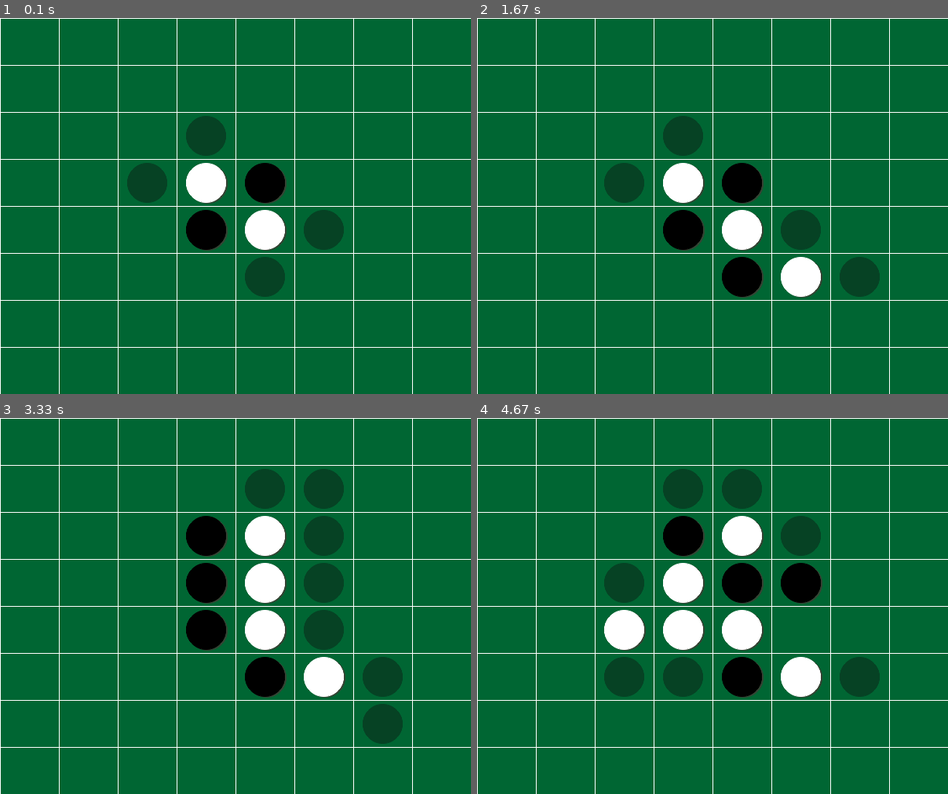
Above: before the commit, frames 1-4 (two rows, left to right).
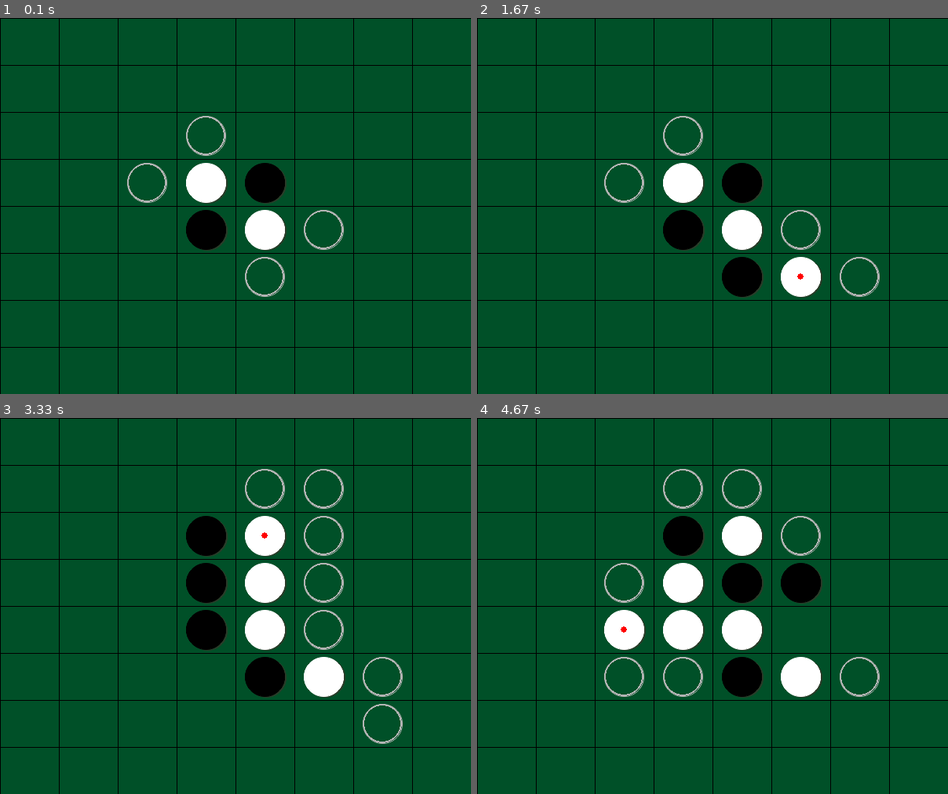
Above: after the commit, the same moments.

Repository: lookee/Reversi42
Game: pygame game, started from src/reversi42.py
The game is run twice, just before and just after one commit, with the same random seed, the same clock (stepped at 60 frames per second) and the same inputs.
Inputs (mouse positions are in pixels of both pictures, inside the frame that each line leads up to):
- Up to frame 1 (0.1 s): no input
- Up to frame 2 (1.67 s): click (712, 206) at 0.38 s; click (759, 288) at 0.72 s
- Up to frame 3 (3.33 s): click (221, 542) at 3.18 s
- Up to frame 4 (4.67 s): move the mouse to (806, 575) at 3.5 s; click (806, 575) at 3.7 s

The runs differ from the first frame. In frame 1, 3.6% of the frame differs, in the area x 0-100%, y 0-100%; in frame 2, 3.6%; in frame 3, 4.0%; in frame 4, 4.0%.

Commit message:
added red dots for last move and improved design

Diff:
--- a/src/Board/BoardControl.py
+++ b/src/Board/BoardControl.py
@@ -111,6 +111,10 @@
     def setCanMove(self, bx, by, turn):
         self.model.setPoint(bx-1,by-1, turn.lower())
 
+    def setLastMove(self, bx, by):
+        """Set the last move position for red dot indicator"""
+        self.view.setLastMove(bx-1, by-1)  # Convert from 1-indexed to 0-indexed
+
     def cursorHand(self):
         self.view.cursorHand()
 
--- a/src/Board/BoardView.py
+++ b/src/Board/BoardView.py
@@ -31,22 +31,28 @@
         self.heigth = heigth
         self.caption = "Reversi42"
 
-        # colors
-        self.bgColor            = (  0,     102,     51)
-        self.lineColor          = (255,     255,    255)
+        # colors - updated to match the reference image
+        self.bgColor            = (  0,      80,      40)  # Darker green background
+        self.lineColor          = (  0,       0,      0)   # Black grid lines
         self.boxColor           = (  0,       0,      0)
-        self.shadowColor        = ( 51,      68,     51)
+        self.shadowColor        = ( 40,      60,     40)
         self.whitePieceColor    = (255,     255,    255)
         self.blackPieceColor    = (  0,       0,      0)
-        self.canMoveColor       = ( 10,     112,     61)
-        self.whiteMoveColor     = ( 14,     175,     94)
-        self.blackMoveColor     = (  6,      66,     36)
+        self.lastMoveColor      = (255,       0,      0)   # Red dot for last move
+        self.hoshiColor         = (  0,       0,      0)   # Black dots for hoshi points
+        self.canMoveColor       = (200,     200,    200)   # Light gray for possible moves
+        self.whiteMoveColor     = (220,     220,    220)   # Light gray for white possible moves
+        self.blackMoveColor     = (180,     180,    180)   # Darker gray for black possible moves
 
         self.stepx = self.width // self.sizex
         self.stepy = self.heigth // self.sizey
 
         self.marginx = (self.width % self.sizex) // 2
         self.marginy = (self.heigth % self.sizey) // 2
+
+        # Track last move position for red dot indicator
+        self.lastMoveX = None
+        self.lastMoveY = None
 
         self.__init_screen()
         self.__init_grid()
@@ -108,7 +114,17 @@
             end   = (self.sizex * self.stepx + self.marginx, self.stepy * n + self.marginy)
             pygame.draw.lines(screen, self.lineColor, False, [start, end], 1)
 
+        # Add hoshi points (reference dots) - 4 corners for 8x8 board
+        if self.sizex == 8 and self.sizey == 8:
+            hoshi_positions = [(2, 2), (5, 2), (2, 5), (5, 5)]  # 3rd and 6th positions (0-indexed)
+            for hoshi_x, hoshi_y in hoshi_positions:
+                center_x = self.marginx + hoshi_x * self.stepx + self.stepx // 2
+                center_y = self.marginy + hoshi_y * self.stepy + self.stepy // 2
+                pygame.draw.circle(screen, self.hoshiColor, (center_x, center_y), 3)
+
     def update(self):
+        # Draw last move indicator before updating display
+        self.drawLastMoveIndicator()
         pygame.display.update()
 
     def unfillBox(self, bx, by):
@@ -116,7 +132,7 @@
         rect = Rect(self.stepx * bx + 2 + self.marginx, self.stepy * by + 2 + self.marginy, self.stepx - 3, self.stepy - 3)
         self.screen.fill(self.bgColor,rect)
 
-    def fillBox(self, bx, by, color, shadow=True):
+    def fillBox(self, bx, by, color, shadow=True, hollow=False):
 
         radius = int((self.stepy-10) // 2)
         posx = int(self.marginx + self.stepx * bx + self.stepx // 2)
@@ -124,14 +140,19 @@
 
         self.unfillBox(bx, by)
 
-        # antialiased filled circle shadow
-        if shadow:
-            pygame.gfxdraw.aacircle(self.screen, int(posx+2), int(posy+1), radius, self.shadowColor)
-            pygame.gfxdraw.filled_circle(self.screen, int(posx+2), int(posy+1), radius, self.shadowColor)
-
-        # antialiased filled circle
-        pygame.gfxdraw.aacircle(self.screen, posx, posy, radius, color)
-        pygame.gfxdraw.filled_circle(self.screen, posx, posy, radius, color)
+        if hollow:
+            # Draw hollow circle for possible moves
+            pygame.gfxdraw.aacircle(self.screen, posx, posy, radius, color)
+            pygame.draw.circle(self.screen, color, (posx, posy), radius, 2)
+        else:
+            # antialiased filled circle shadow
+            if shadow:
+                pygame.gfxdraw.aacircle(self.screen, int(posx+2), int(posy+1), radius, self.shadowColor)
+                pygame.gfxdraw.filled_circle(self.screen, int(posx+2), int(posy+1), radius, self.shadowColor)
+
+            # antialiased filled circle
+            pygame.gfxdraw.aacircle(self.screen, posx, posy, radius, color)
+            pygame.gfxdraw.filled_circle(self.screen, posx, posy, radius, color)
 
     def setBox(self, bx, by, color, shadow=False):
         self.fillBox(bx, by, color, shadow)
@@ -142,14 +163,26 @@
     def setBoxBlack(self, bx, by):
         self.setBox(bx, by, self.blackPieceColor, True)
 
+    def setLastMove(self, bx, by):
+        """Set the position of the last move and draw a red dot"""
+        self.lastMoveX = bx
+        self.lastMoveY = by
+
+    def drawLastMoveIndicator(self):
+        """Draw red dot on the last move position"""
+        if self.lastMoveX is not None and self.lastMoveY is not None:
+            posx = int(self.marginx + self.stepx * self.lastMoveX + self.stepx // 2)
+            posy = int(self.marginy + self.stepy * self.lastMoveY + self.stepy // 2)
+            pygame.draw.circle(self.screen, self.lastMoveColor, (posx, posy), 4)
+
     def setCanMove(self, bx, by):
-        self.setBox(bx, by, self.canMoveColor, False)
+        self.fillBox(bx, by, self.canMoveColor, False, True)
 
     def setCanMoveBlack(self, bx, by):
-        self.setBox(bx, by, self.blackMoveColor, False)
+        self.fillBox(bx, by, self.blackMoveColor, False, True)
 
     def setCanMoveWhite(self, bx, by):
-        self.setBox(bx, by, self.whiteMoveColor, False)
+        self.fillBox(bx, by, self.whiteMoveColor, False, True)
 
     def unsetBox(self, bx, by):
         self.unfillBox(bx, by)
--- a/src/reversi42.py
+++ b/src/reversi42.py
@@ -78,6 +78,9 @@
         # move
         g.move(move)
 
+        # set last move indicator for visual display
+        c.setLastMove(move.get_x(), move.get_y())
+
         # update game history
         if turn == 'B':
             # is a black move
